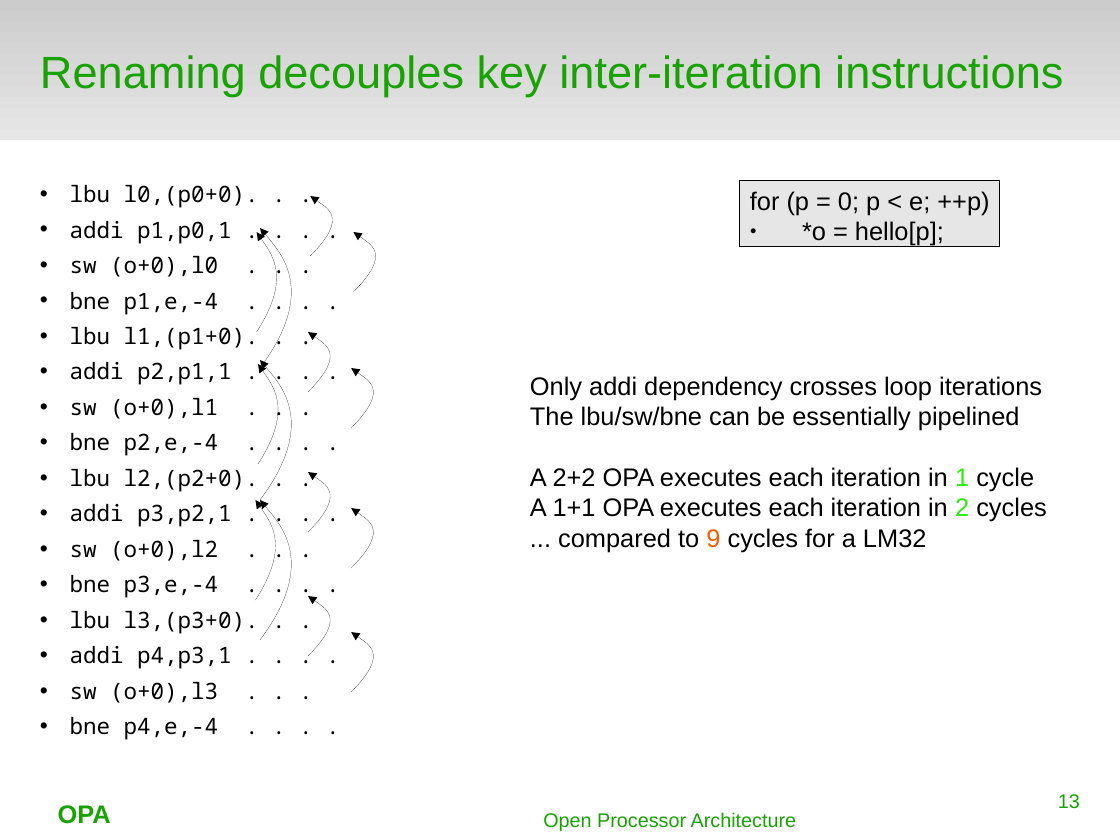
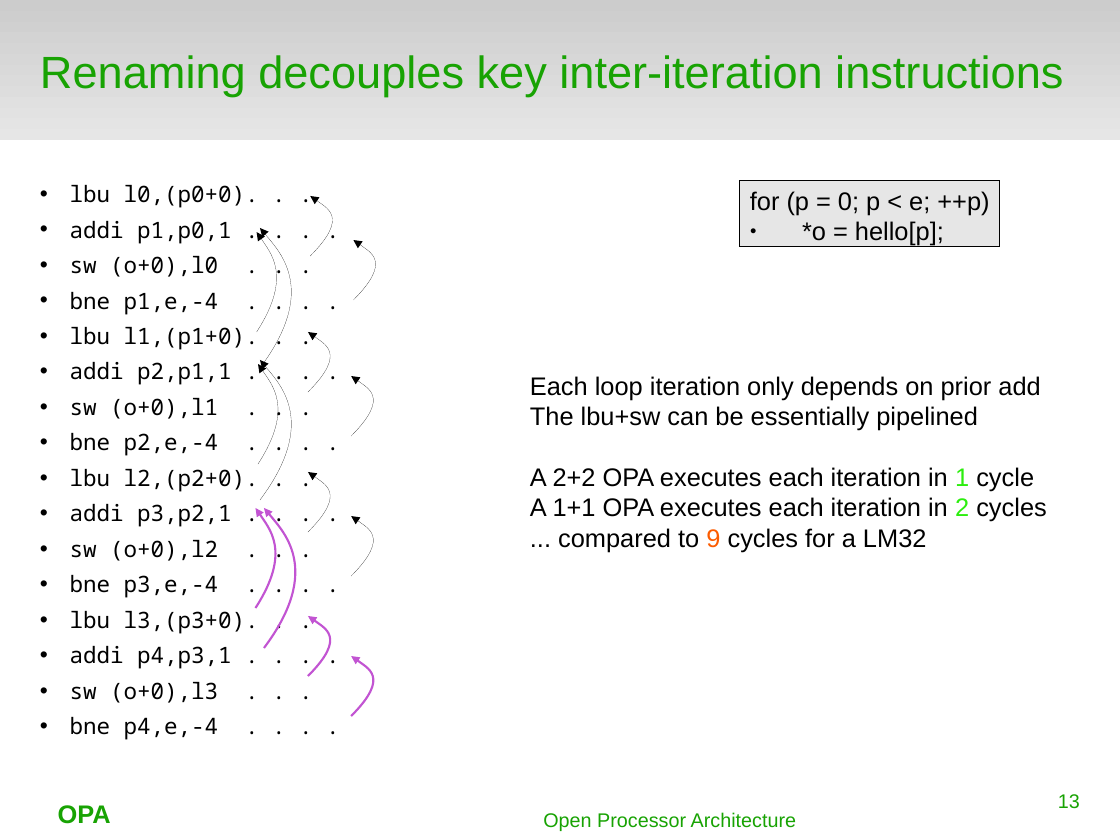
Before and after one commit to terpstra/opa, a slide deck: slide 13 of docs/orconf2015.odp. Drawn at 1120x840 pixels with LibreOffice and Linux fonts; fonts in the diff are those of the drawing; background and template pictures are left out. Boxes give left, top, right and bottom in pixels: in the first picture for what was removed or moved away, otherwise in the second. Text is boxed around its words. In the diff, an @@ line names an element or a change of style, - is before the commit and + after.

```diff
--- a/docs/orconf2015.odp
+++ b/docs/orconf2015.odp
@@ text at (x1=530, y1=376, x2=1040, y2=431): text changed @@
-Only addi dependency crosses loop iterations
-The lbu/sw/bne can be essentially pipelined
+Each loop iteration only depends on prior add
+The lbu+sw can be essentially pipelined
@@ 4 freeform shapes moved together from (x1=255, y1=232, x2=372, y2=600) to (x1=255, y1=240, x2=372, y2=608) @@
@@ freeform shape moved from (x1=260, y1=500, x2=287, y2=640) to (x1=264, y1=508, x2=291, y2=648) @@
@@ freeform shape moved from (x1=308, y1=597, x2=326, y2=657) to (x1=308, y1=616, x2=326, y2=676) @@
@@ outline #000000 0 pt to #C254D2 1.5 pt in 4 elements at (x1=255, y1=508, x2=271, y2=608), (x1=264, y1=508, x2=291, y2=648), (x1=308, y1=616, x2=326, y2=676), (x1=352, y1=657, x2=370, y2=717) @@
@@ freeform shape moved from (x1=352, y1=632, x2=370, y2=692) to (x1=352, y1=657, x2=370, y2=717) @@
```
Also in this commit, not shown: 7 other slides changed, 1 slide added.
